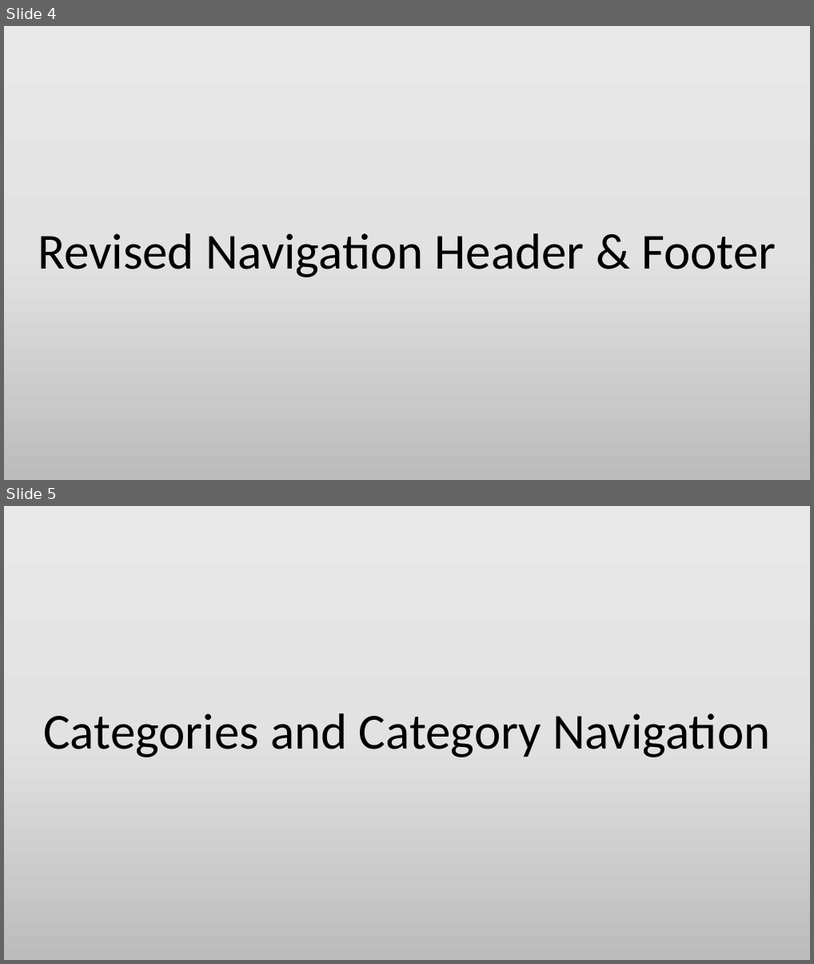
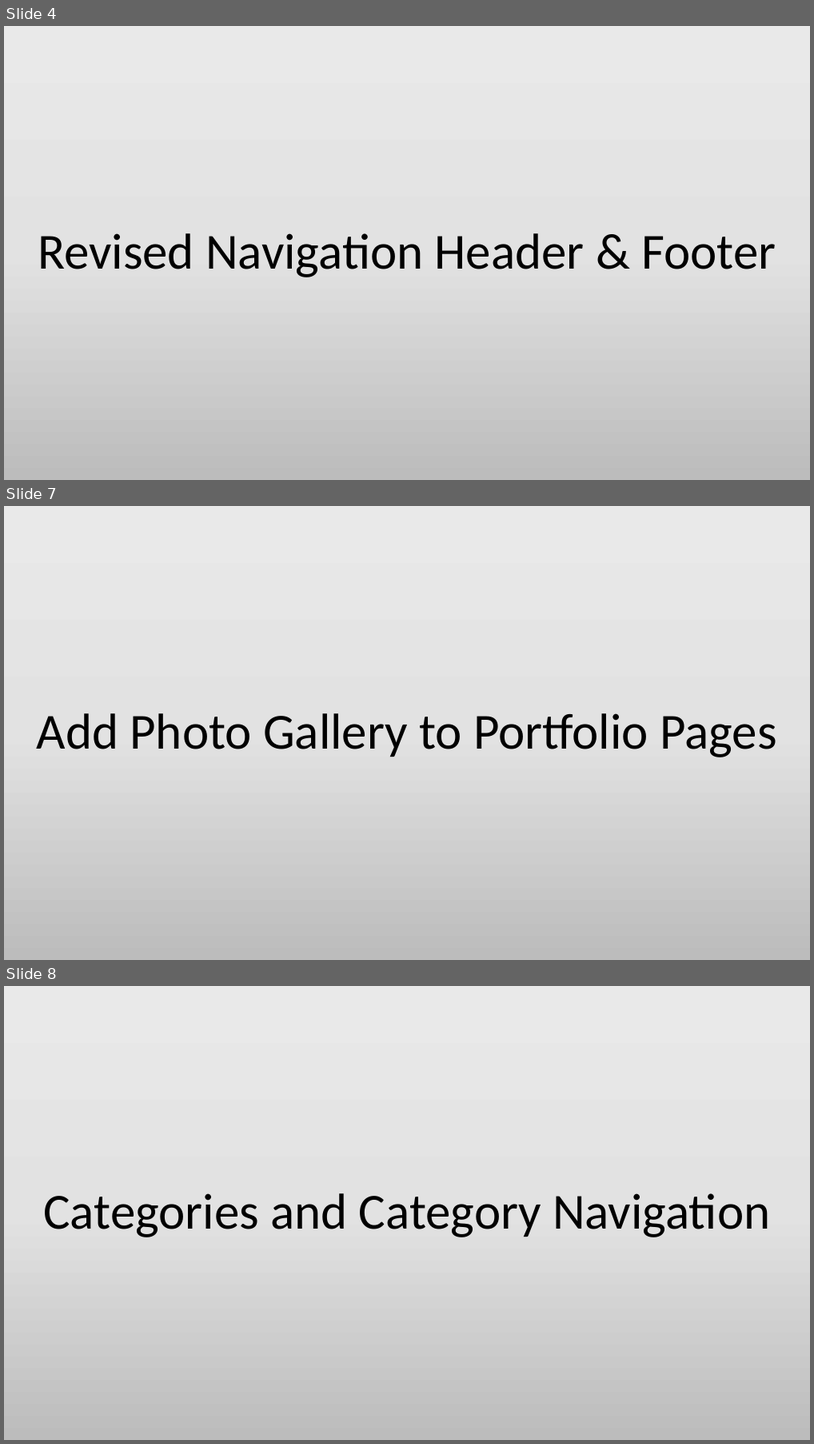
Before and after one commit to min-naing/Wordpress-Tuto-PowerPoint, a slide deck: 4. Building a Blog Style Home Page Site.pptx. Shown one above the other, each under a label of ours: slides 4 and 5 before the commit, slides 4, 7 and 8 after it; the slides between them are not shown. The pictures are 814x964 and 814x1444 pixels, drawn with LibreOffice and Linux fonts; fonts in the diff are those of the drawing. Boxes give left, top, right and bottom in pixels: in the first picture for what was removed or moved away, otherwise in the second. Text is boxed around its words. In the diff, an @@ line names an element or a change of style, - is before the commit and + after.

```diff
--- a/4. Building a Blog Style Home Page Site.pptx
+++ b/4. Building a Blog Style Home Page Site.pptx
@@ slide 7 added at bbox=[4, 506, 810, 960], background gradient #EBEAEA to #E4E3E3 to #BDBCBC @@
@@ title added at bbox=[37, 713, 777, 757], 60 pt, text #000000 @@
+Add Photo Gallery to Portfolio Pages
@@ what was slide 5 is now slide 8 @@
```
Also in this commit, not shown: 2 slides changed, 2 other slides added, 1 other file.
